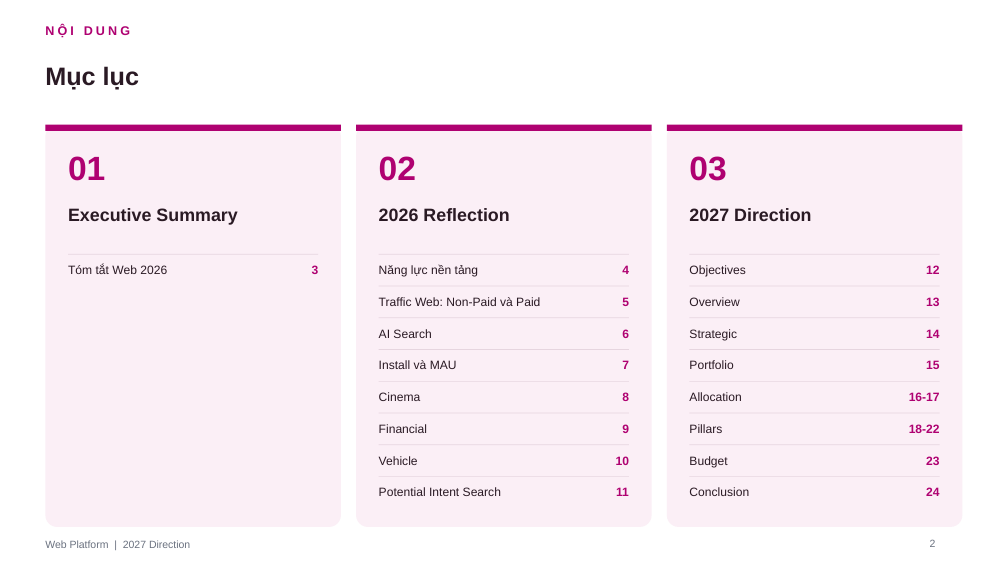
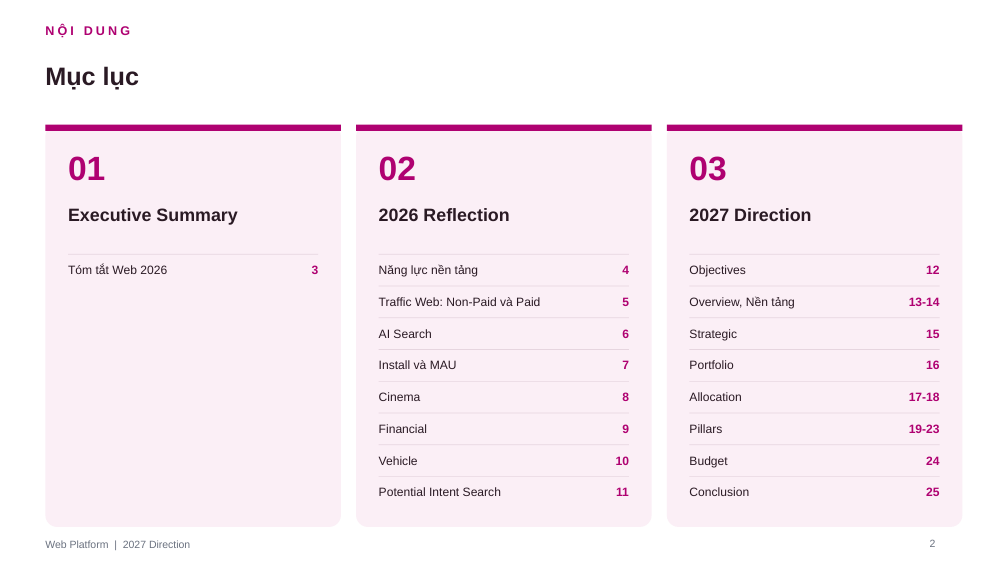
Before and after one commit to stormhoang/hienho-knowledgebase, a slide deck: slide 2 of 07_REPORTS/docs/strategy/2027 Direction - Web Platform (Framework).pptx. Drawn at 1008x567 pixels with LibreOffice and Linux fonts; fonts in the diff are those of the drawing. Boxes give left, top, right and bottom in pixels: in the first picture for what was removed or moved away, otherwise in the second. Text is boxed around its words. In the diff, an @@ line names an element or a change of style, - is before the commit and + after.

```diff
--- a/07_REPORTS/docs/strategy/2027 Direction - Web Platform (Framework).pptx
+++ b/07_REPORTS/docs/strategy/2027 Direction - Web Platform (Framework).pptx
@@ text at (x1=689, y1=297, x2=795, y2=309): text changed @@
-Overview
+Overview, Nền tảng
@@ text at (x1=909, y1=297, x2=940, y2=306): text changed @@
-13
+13-14
@@ text "15" moved from (x1=926, y1=360, x2=939, y2=369) to (x1=926, y1=329, x2=939, y2=338) @@
@@ text removed at (x1=926, y1=329, x2=939, y2=338) @@
-14
@@ text at (x1=909, y1=392, x2=940, y2=401): text changed @@
-16-17
+17-18
@@ text "24" moved from (x1=926, y1=487, x2=939, y2=496) to (x1=926, y1=456, x2=939, y2=465) @@
@@ text at (x1=909, y1=424, x2=940, y2=433): text changed @@
-18-22
+19-23
@@ text removed at (x1=926, y1=456, x2=939, y2=465) @@
-23
@@ text added at (x1=926, y1=487, x2=939, y2=496), 11.5 pt, text #AF0171, bold @@
+25
```
Also in this commit, not shown: 7 other slides changed, 1 slide added, 3 other files.
